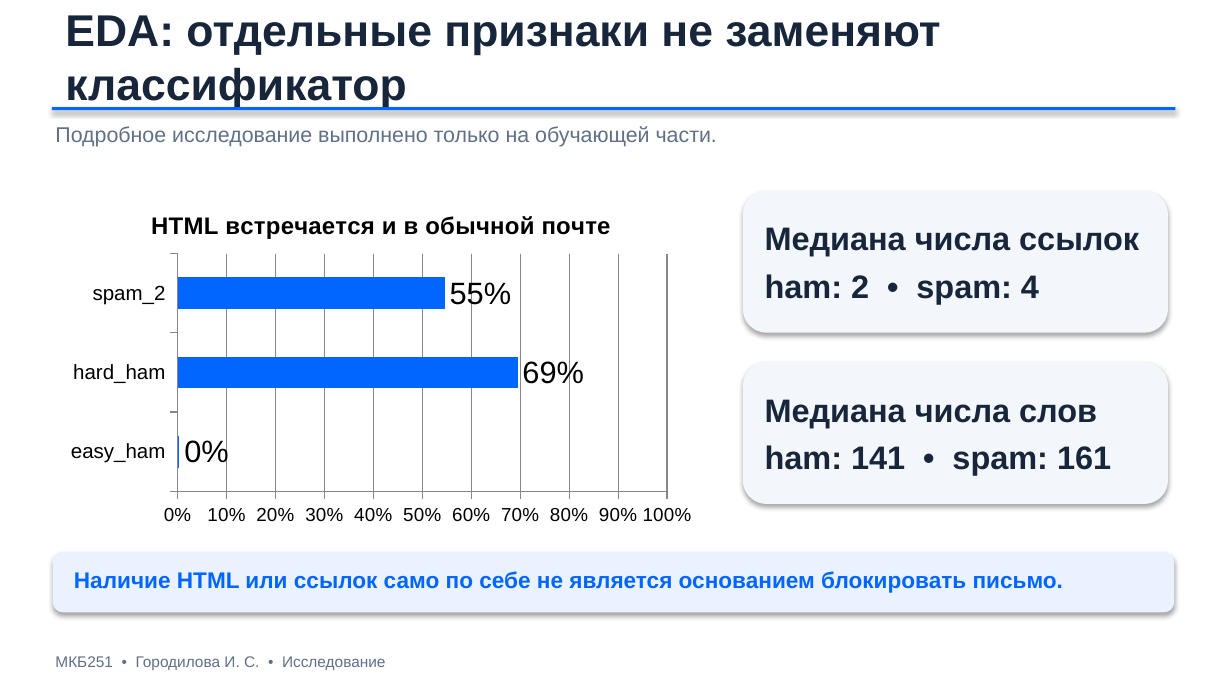
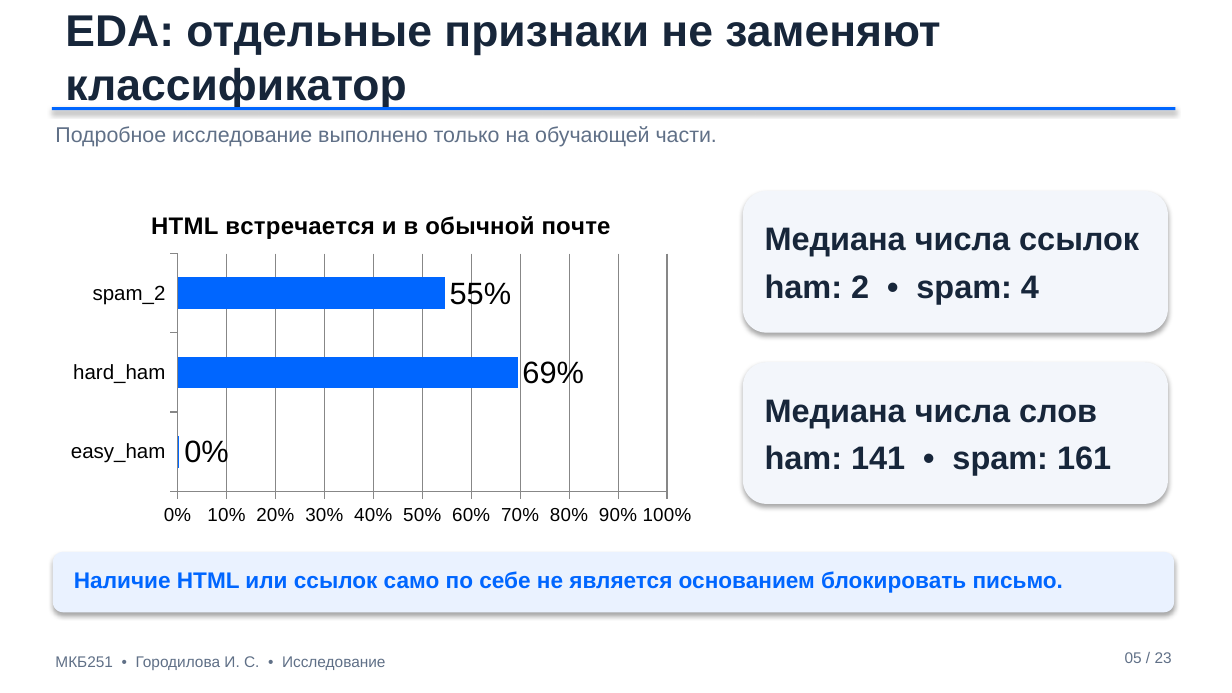
Before and after one commit to city-cyber/ML_Cyber, a slide deck: slide 5 of Городилова Ирина Сергеевна МКБ251 Итоговое задание.pptx (slide 6 before the commit). Drawn at 1232x693 pixels with LibreOffice and Linux fonts; fonts in the diff are those of the drawing. Boxes give left, top, right and bottom in pixels: in the first picture for what was removed or moved away, otherwise in the second. Text is boxed around its words. In the diff, an @@ line names an element or a change of style, - is before the commit and + after.

```diff
--- a/Городилова Ирина Сергеевна МКБ251 Итоговое задание.pptx
+++ b/Городилова Ирина Сергеевна МКБ251 Итоговое задание.pptx
@@ text added at <box>1125,652,1172,663</box>, 9 pt, text #607087 @@
+05 / 23
```
Also in this commit, not shown: 8 other slides changed, 11 slides added, 1 slide removed, 4 other files.
